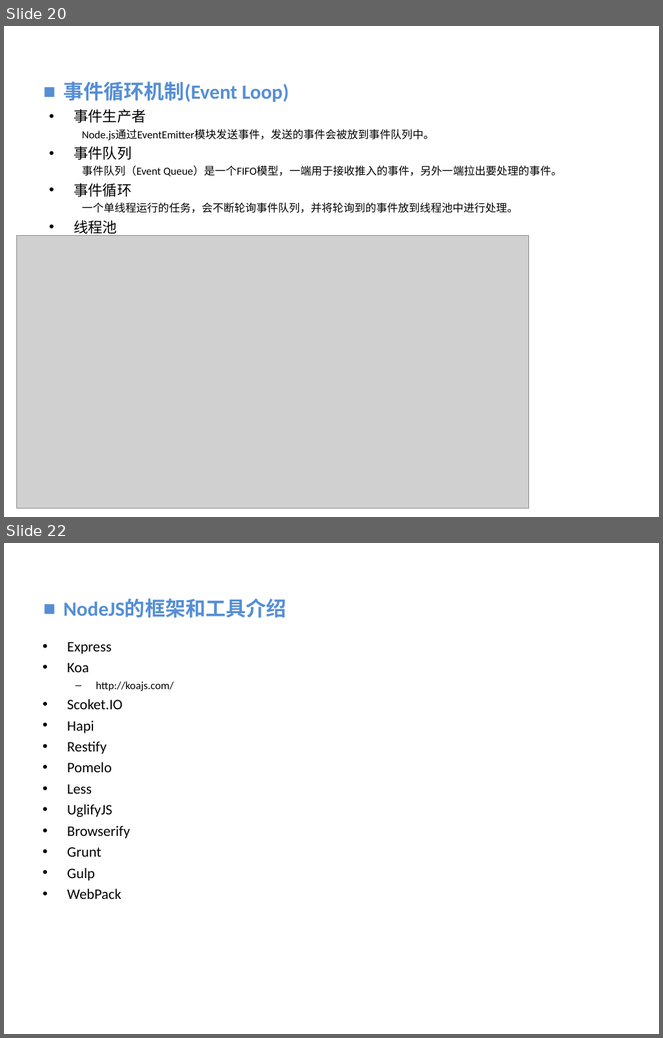
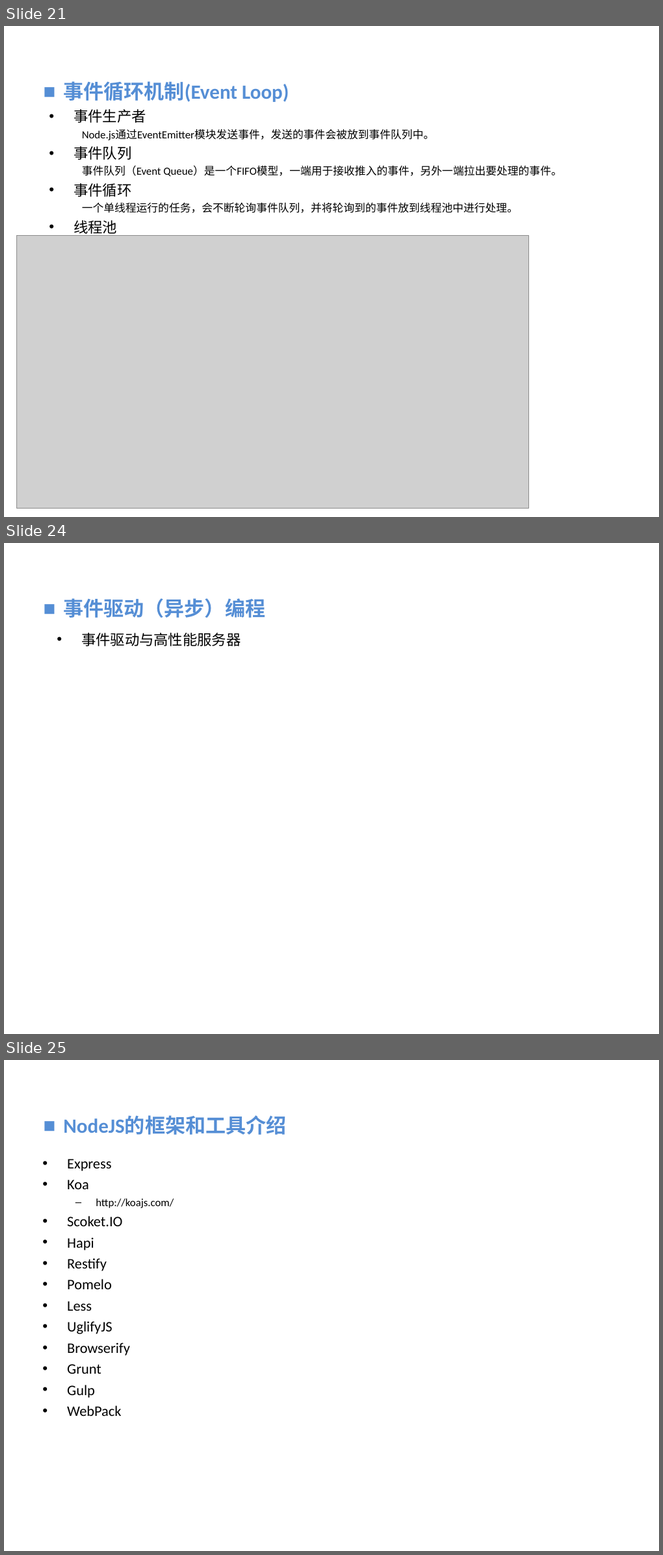
Before and after one commit to vaik/Documents, a slide deck: 我的分享/NodeJS基础概念理解.ppt. Shown one above the other, each under a label of ours: slides 20 and 22 before the commit, slides 21, 24 and 25 after it; the slides between them are not shown. The pictures are 663x1038 and 663x1555 pixels, drawn with LibreOffice and Linux fonts; fonts in the diff are those of the drawing; grey boxes stand for pictures; background and template pictures are left out. Boxes give left, top, right and bottom in pixels: in the first picture for what was removed or moved away, otherwise in the second. Text is boxed around its words. In the diff, an @@ line names an element or a change of style, - is before the commit and + after.

Commit message:
添加和修改
1 添加事件驱动编程.ppt
2 修整NodeJS基础概念理解

```diff
--- a/我的分享/NodeJS基础概念理解.ppt
+++ b/我的分享/NodeJS基础概念理解.ppt
@@ slide 24 added at box(4, 543, 659, 1034), background picture (left out) @@
@@ text added at box(63, 598, 265, 618), 22.2 pt, text #558ED5, bold @@
+■ 事件驱动（异步）编程
@@ text added at box(81, 633, 241, 646), 16 pt, text #000000 @@
+• 事件驱动与高性能服务器
@@ what was slide 20 is now slide 21 @@
@@ what was slide 22 is now slide 25 @@
```
Also in this commit, not shown: 8 slides changed, 2 other slides added, 1 other file.
